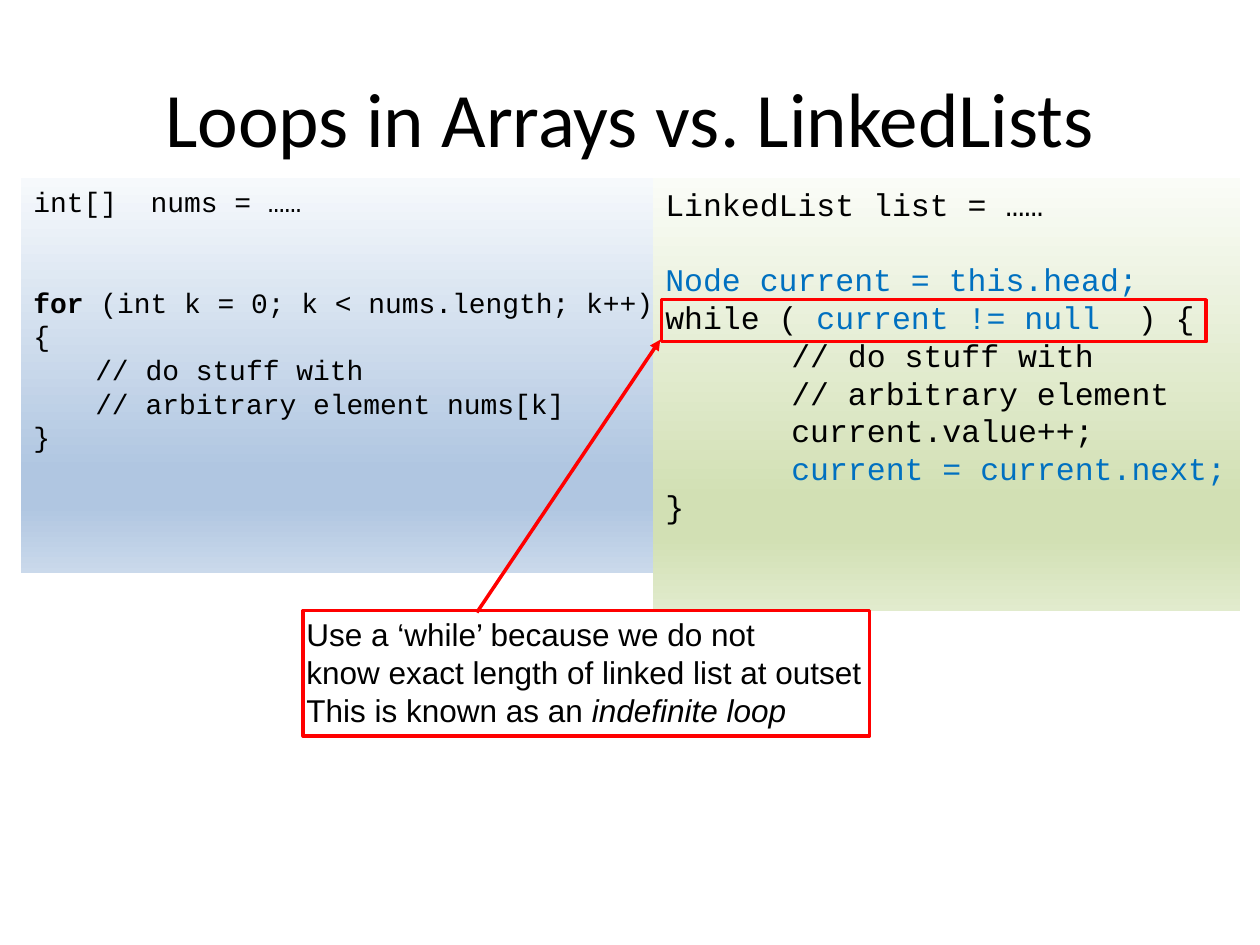
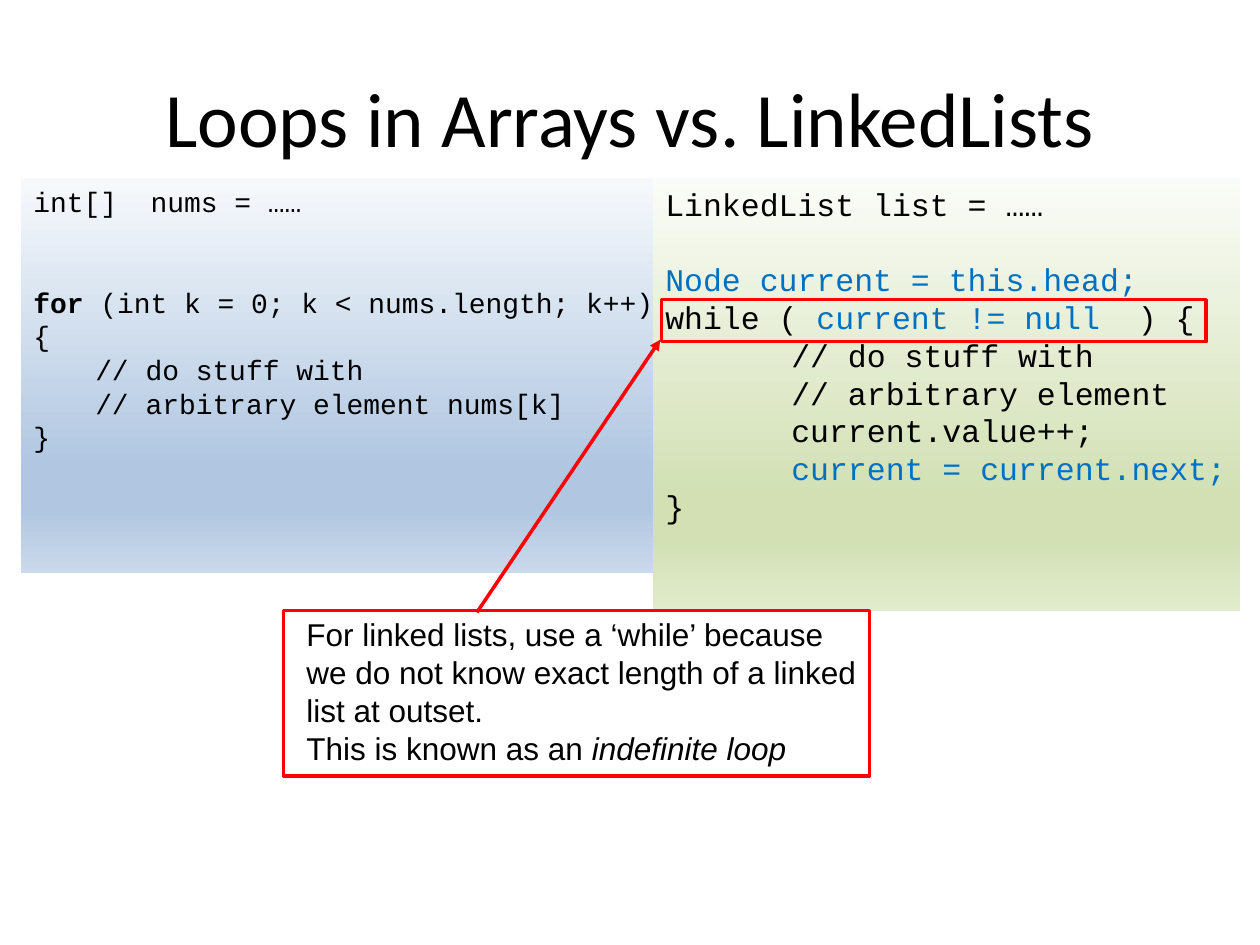
Before and after one commit to RHIT-CSSE/csse220, a slide deck: slide 7 of ClassMaterials/LinkedLists/Slides/LinkedLists.pptx (slide 10 before the commit). Drawn at 1260x945 pixels with LibreOffice and Linux fonts; fonts in the diff are those of the drawing. Boxes give left, top, right and bottom in pixels: in the first picture for what was removed or moved away, otherwise in the second. Text is boxed around its words. In the diff, an @@ line names an element or a change of style, - is before the commit and + after.

```diff
--- a/ClassMaterials/LinkedLists/Slides/LinkedLists.pptx
+++ b/ClassMaterials/LinkedLists/Slides/LinkedLists.pptx
@@ rectangle: place and size @@
-rectangle at box(304, 611, 869, 737)
+rectangle at box(284, 611, 869, 776)
@@ text at box(306, 623, 856, 723): text changed @@
-Use a ‘while’ because we do not
-know exact length of linked list at outset
+For linked lists, use a ‘while’ because we do not know exact length of a linked list at outset.
```
Also in this commit, not shown: 8 other slides changed, 2 slides added, 22 slides removed.
